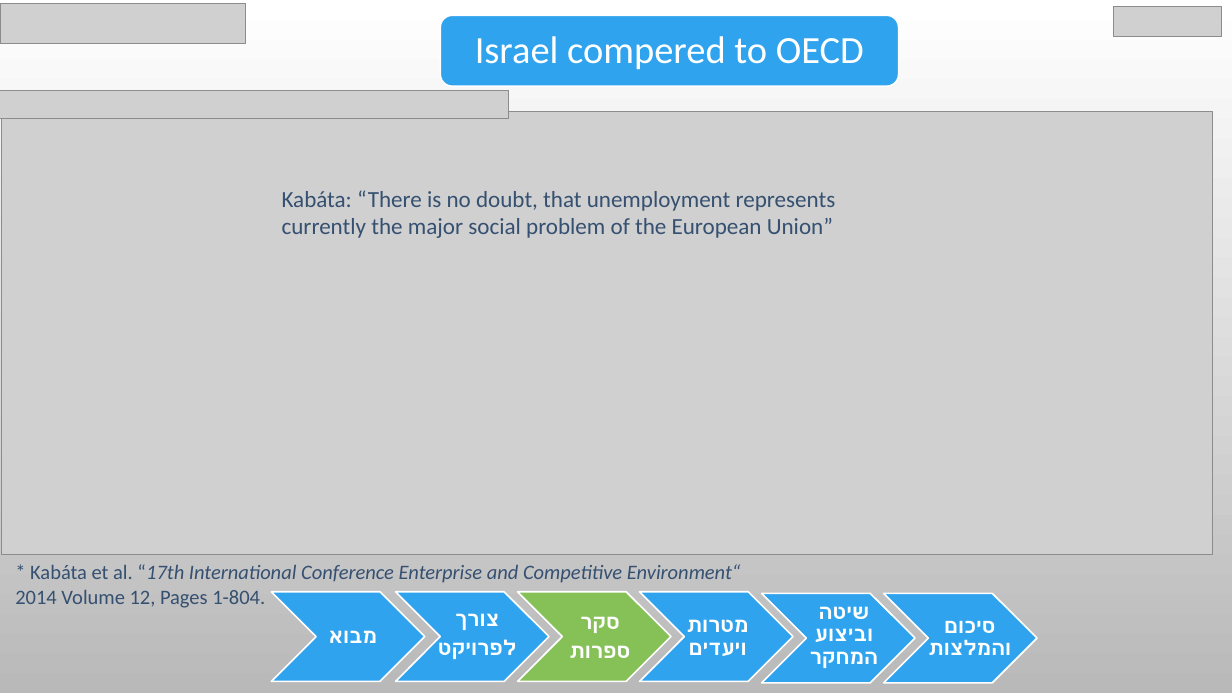
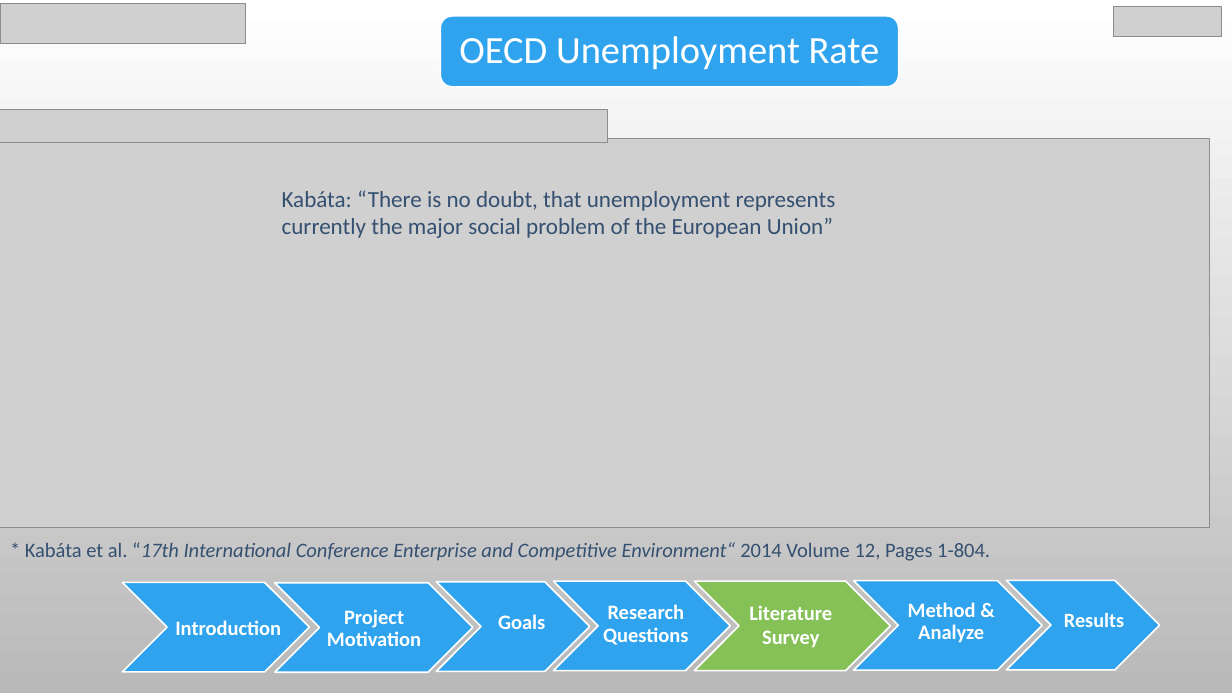
Before and after one commit to chen890/Final-Research-Project---IES, a slide deck: slide 7 of English Final Project.pptx (slide 6 before the commit). Drawn at 1232x693 pixels with LibreOffice and Linux fonts; fonts in the diff are those of the drawing; grey boxes stand for pictures; background and template pictures are left out. Boxes give left, top, right and bottom in pixels: in the first picture for what was removed or moved away, otherwise in the second. Text is boxed around its words. In the diff, an @@ line names an element or a change of style, - is before the commit and + after.

```diff
--- a/English Final Project.pptx
+++ b/English Final Project.pptx
@@ text at [459,36,880,70]: text changed @@
-Israel compered to OECD
+OECD Unemployment Rate
@@ picture: place and size @@
-picture at [0,91,509,118]
+picture at [0,110,607,143]
@@ picture: place and size @@
-picture at [2,112,1214,555]
+picture at [0,139,1210,528]
@@ text "* Kabáta et al. “17th ..." rewrapped from [15,564,741,608] to [25,542,990,561] @@
@@ chevron added at [122,582,309,672], fill #2FA3EE, outline #FFFFFF 1.25 pt @@
@@ chevron: place and size @@
-chevron at [272,592,425,681]
+chevron at [274,583,472,673]
@@ chevron: place and size @@
-chevron at [396,592,549,681]
+chevron at [436,582,590,672]
@@ chevron: place and size @@
-chevron at [640,592,793,681]
+chevron at [554,581,730,671]
@@ chevron: place and size @@
-chevron at [518,592,671,681]
+chevron at [694,581,890,671]
@@ chevron: place and size @@
-chevron at [884,593,1037,683]
+chevron at [854,580,1043,670]
@@ chevron: place and size @@
-chevron at [762,593,915,683]
+chevron at [1006,580,1160,670]
@@ text added at [175,620,281,635], 16 pt, text #FFFFFF, bold @@
+Introduction
@@ text added at [327,609,421,646], 16 pt, text #FFFFFF, bold @@
+Project Motivation
@@ text removed at [438,613,517,659] @@
-צורך
-לפרויקט
@@ text added at [498,614,545,629], 16 pt, text #FFFFFF, bold @@
+Goals
@@ text removed at [569,616,630,658] @@
-סקר
-ספרות
@@ text added at [603,604,688,645], 16 pt, text #FFFFFF, bold @@
+Research Questions
@@ text removed at [687,619,749,656] @@
-מטרות ויעדים
@@ text added at [749,605,832,647], 16 pt, text #FFFFFF, bold @@
+Literature Survey
@@ text removed at [810,606,878,668] @@
-שיטה וביצוע המחקר
@@ text added at [908,602,984,643], 16 pt, text #FFFFFF, bold @@
+Method & Analyze
@@ text removed at [928,621,1011,655] @@
-סיכום והמלצות
@@ text added at [1064,612,1124,627], 15.8 pt, text #FFFFFF, bold @@
+Results
@@ text removed at [329,630,377,643] @@
-מבוא
```
Also in this commit, not shown: 26 other slides changed, 1 other file.
